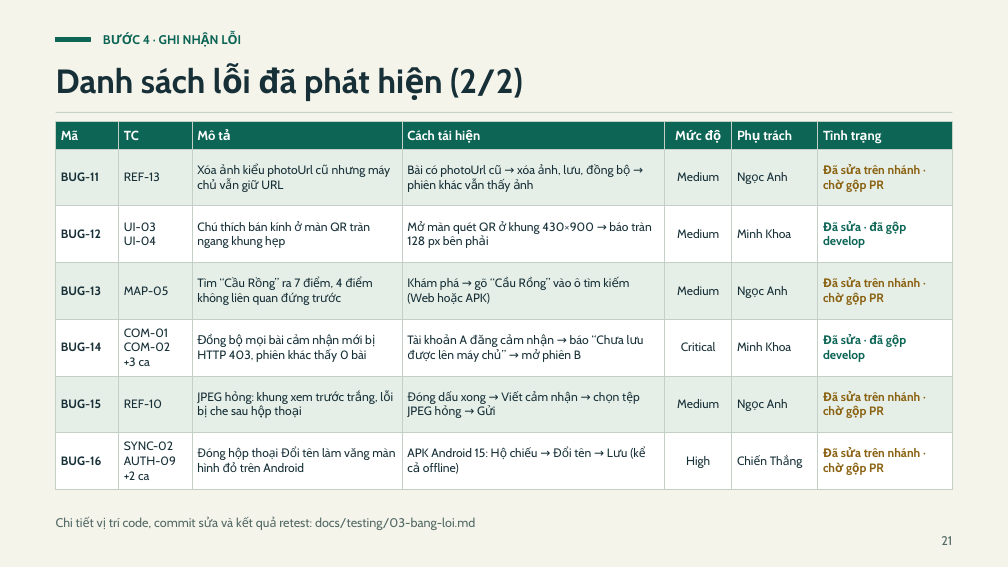
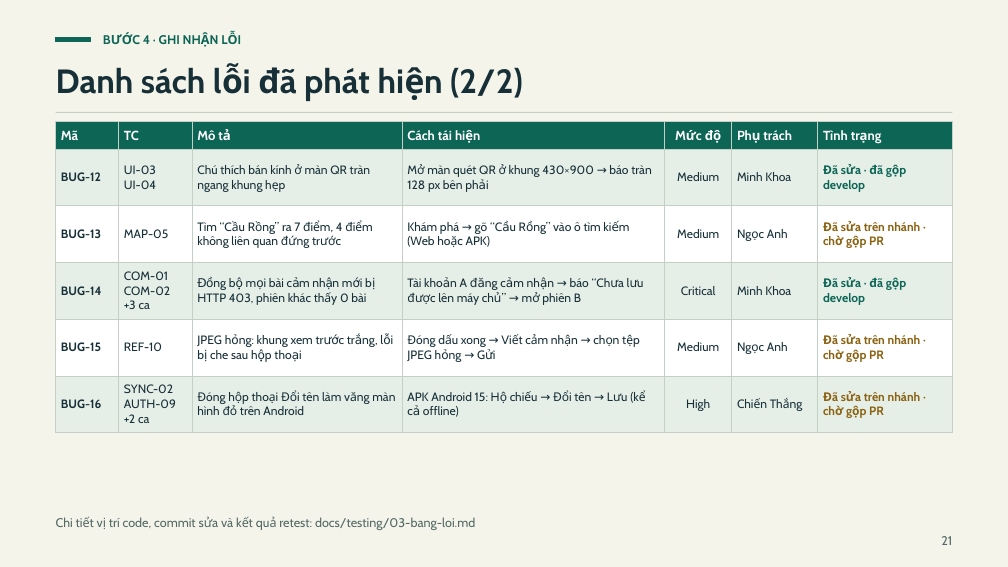
Before and after one commit to thangchien1607/local-passport, a slide deck: slide 21 of docs/testing/slide.pptx. Drawn at 1008x567 pixels with LibreOffice and Linux fonts; fonts in the diff are those of the drawing. Boxes give left, top, right and bottom in pixels: in the first picture for what was removed or moved away, otherwise in the second. Text is boxed around its words. In the diff, an @@ line names an element or a change of style, - is before the commit and + after.

```diff
--- a/docs/testing/slide.pptx
+++ b/docs/testing/slide.pptx
@@ table at (56,122,953,433) @@
-row 2: BUG-11 | REF-13 | Xóa ảnh kiểu photoUrl cũ nhưng máy chủ vẫn giữ URL | Bài có photoUrl cũ → xóa ảnh, lưu, đồng bộ → phiên khác vẫn thấy ảnh | Medium | Ngọc Anh | Đã sửa trên nhánh · chờ gộp PR
```
Also in this commit, not shown: 18 other slides changed, 1 slide removed, 10 other files.
